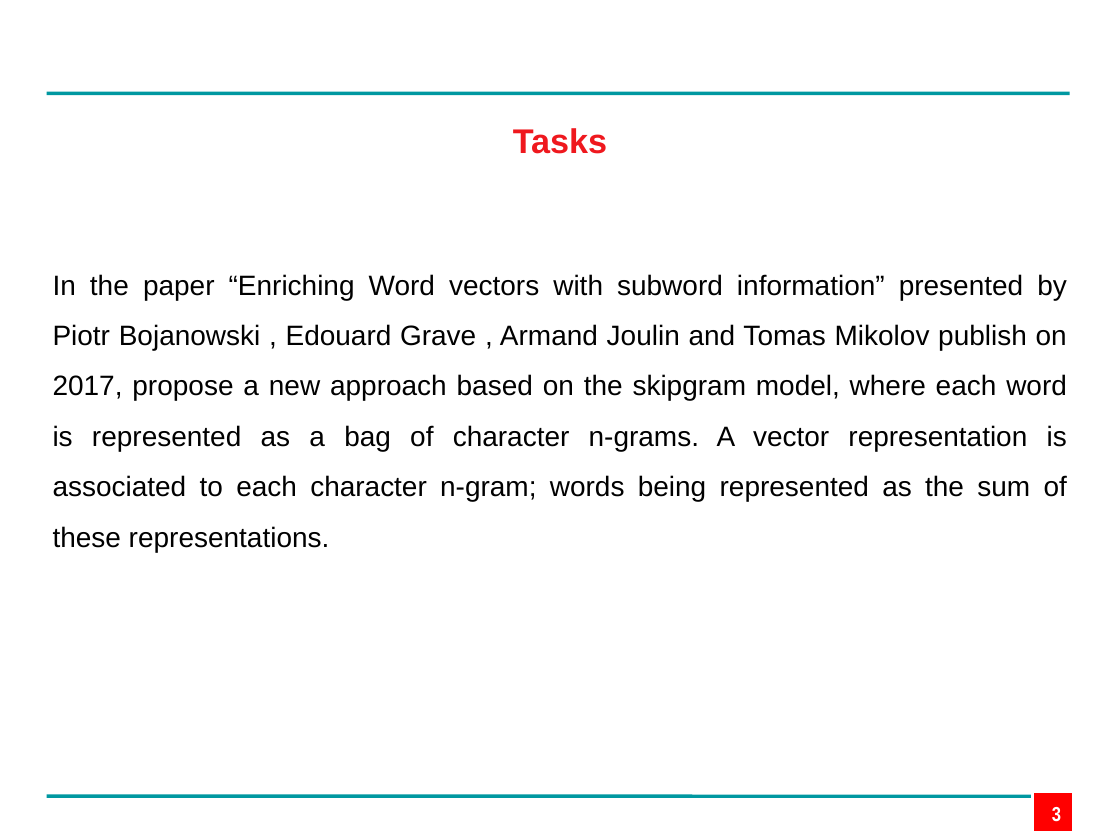
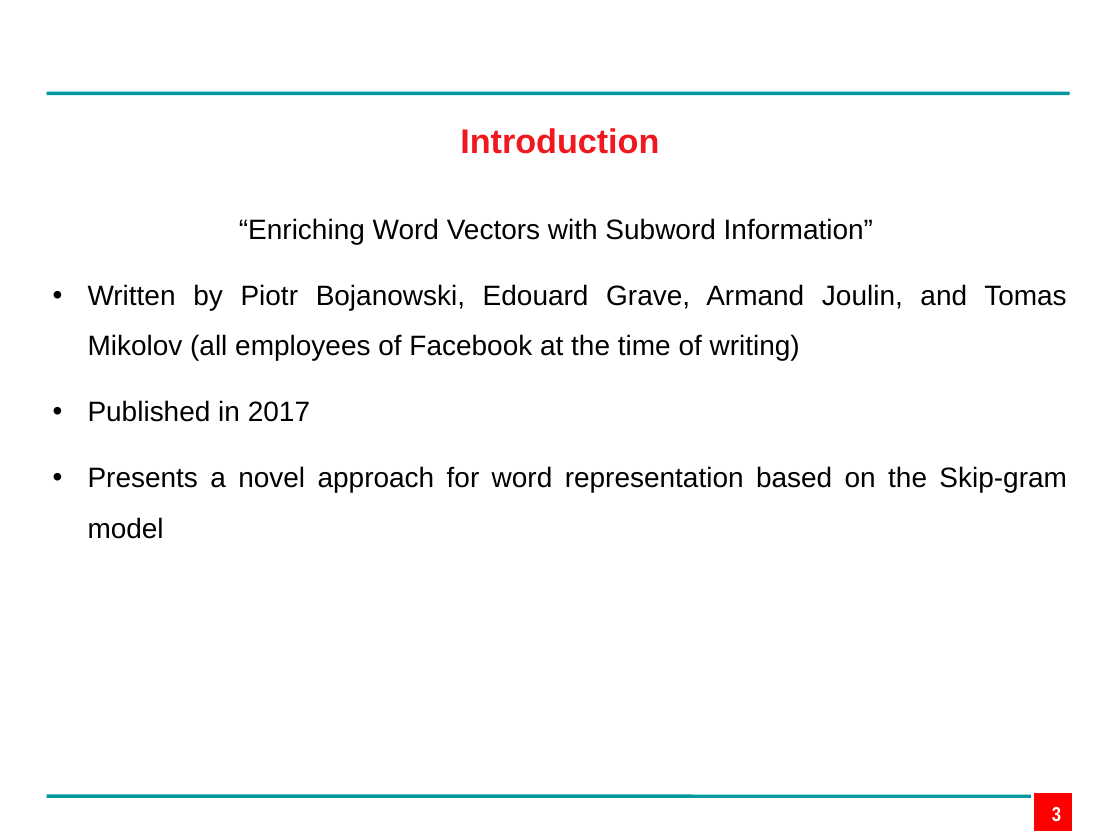
Before and after one commit to edpape007/NLP, a slide deck: slide 3 of Presentation_Subword.pptx. Drawn at 1120x840 pixels with LibreOffice and Linux fonts; fonts in the diff are those of the drawing; background and template pictures are left out. Boxes give left, top, right and bottom in pixels: in the first picture for what was removed or moved away, otherwise in the second. Text is boxed around its words. In the diff, an @@ line names an element or a change of style, - is before the commit and + after.

Commit message:
updated slides

```diff
--- a/Presentation_Subword.pptx
+++ b/Presentation_Subword.pptx
@@ text at (460,128,659,154): text changed @@
-Tasks
+Introduction
@@ text at (88,218,1067,539): text changed @@
-In the paper “Enriching Word vectors with subword information” presented by Piotr Bojanowski , Edouard Grave , Armand Joulin and Tomas Mikolov publish on 2017, propose a new approach based on the skipgram model, where each word is represented as a bag of character n-grams. A vector representation is associated to each character n-gram; words being represented as the sum of these representations.
+“Enriching Word Vectors with Subword Information”
+• Written by Piotr Bojanowski, Edouard Grave, Armand Joulin, and Tomas Mikolov (all employees of Facebook at the time of writing)
+• Published in 2017
+• Presents a novel approach for word representation based on the Skip-gram model
```
Also in this commit, not shown: 10 other slides changed.
